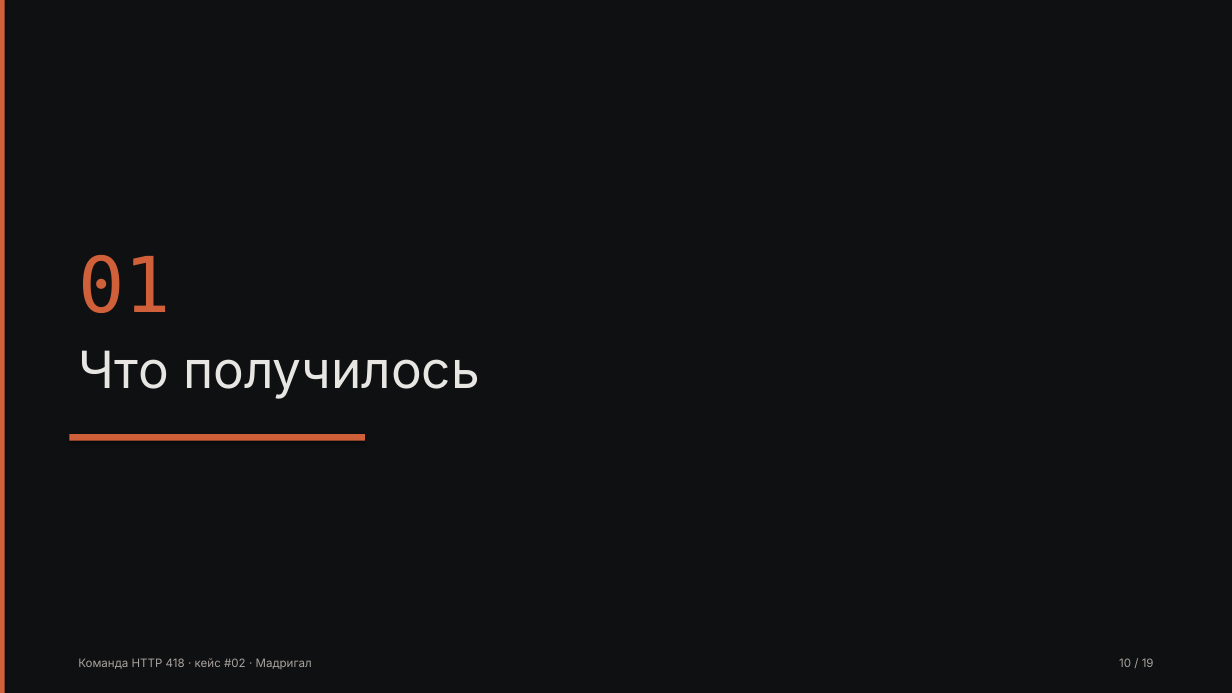
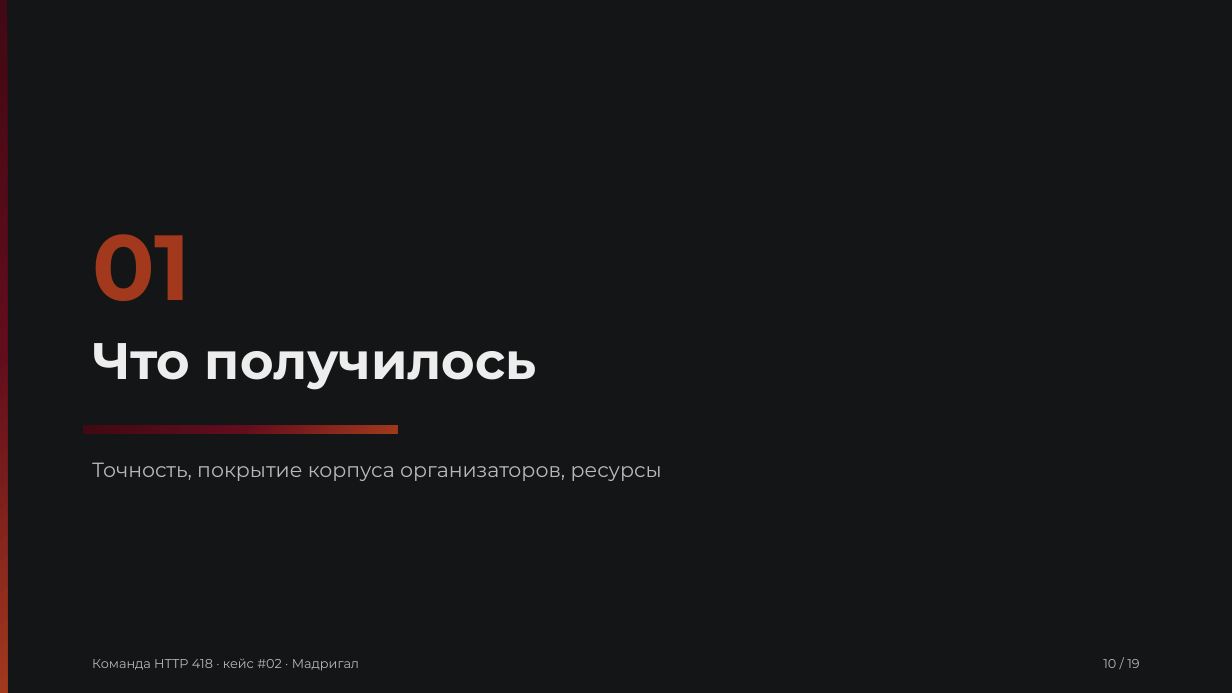
Before and after one commit to Pavel1778/madrigal-protocol-lab, a slide deck: slide 10 of presentation/slides.pptx. Drawn at 1232x693 pixels with LibreOffice and Linux fonts; fonts in the diff are those of the drawing. Boxes give left, top, right and bottom in pixels: in the first picture for what was removed or moved away, otherwise in the second. Text is boxed around its words. In the diff, an @@ line names an element or a change of style, - is before the commit and + after.

```diff
--- a/presentation/slides.pptx
+++ b/presentation/slides.pptx
@@ rectangle at [0,0,1232,693]: fill #0E1011 to #131516; shadow off @@
@@ rectangle at [0,0,7,693]: fill #D0603A to gradient #410913 to #610D1C to #A2391D; shadow off @@
@@ text "01": place and size @@
-text "01" at [78,255,171,313]
+text "01" at [92,234,191,301]
@@ text "01" at [92,234,191,301]: size 60 to 72 pt, font DejaVu Sans Mono to Montserrat, text colour #D0603A to #A2391D, bold on @@
@@ text "Что получилось": place and size @@
-text "Что получилось" at [78,350,480,399]
+text "Что получилось" at [92,343,537,390]
@@ text "Что получилось" at [92,343,537,390]: font Inter to Montserrat, text colour #E8E6E3 to #EDEDED, bold on @@
@@ rectangle at [83,425,397,433]: fill #D0603A to gradient #410913 to #610D1C to #A2391D; shadow off @@
@@ rectangle: place and size @@
-rectangle at [69,434,365,441]
+rectangle at [83,425,397,433]
@@ text added at [92,462,662,481], 16 pt, text #B8B8B8 @@
+Точность, покрытие корпуса организаторов, ресурсы
@@ text "Команда HTTP 418 · кейс ...": place and size @@
-text "Команда HTTP 418 · кейс ..." at [78,658,312,669]
+text "Команда HTTP 418 · кейс ..." at [92,658,359,671]
@@ text "Команда HTTP 418 · кейс ..." at [92,658,359,671]: size 9 to 10 pt, font Inter to Montserrat, text colour #A8A29E to #B8B8B8 @@
@@ text "10 / 19" at [1103,659,1139,668]: size 9 to 10 pt, font Inter to Montserrat, text colour #A8A29E to #B8B8B8 @@
@@ text "10 / 19": place and size @@
-text "10 / 19" at [1119,658,1154,667]
+text "10 / 19" at [1103,659,1139,668]
```
Also in this commit, not shown: 18 other slides changed, 41 other files.
